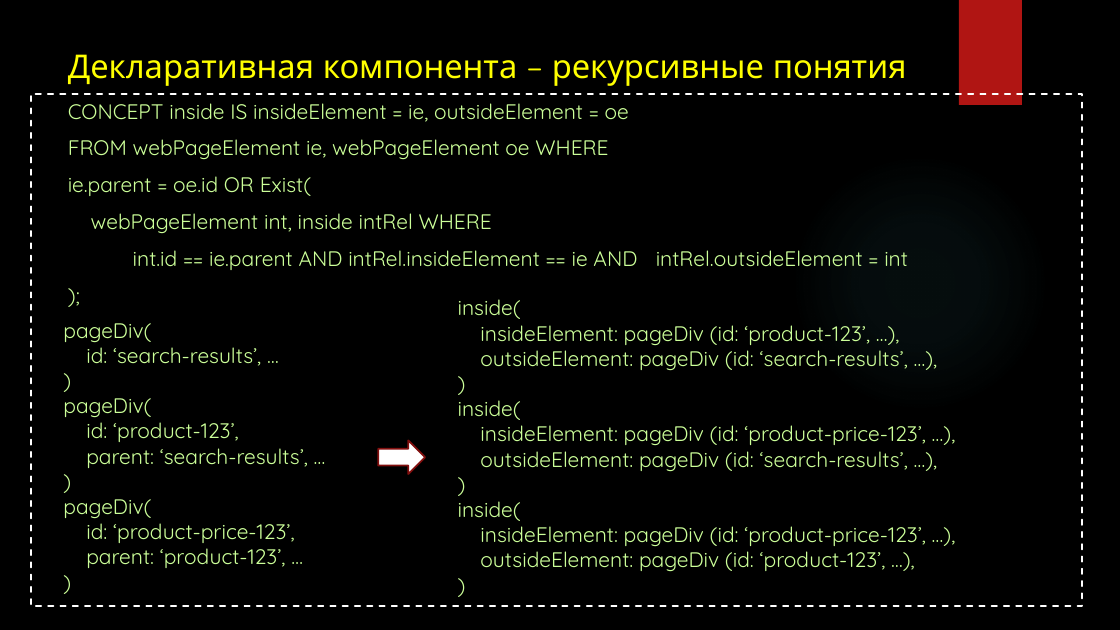
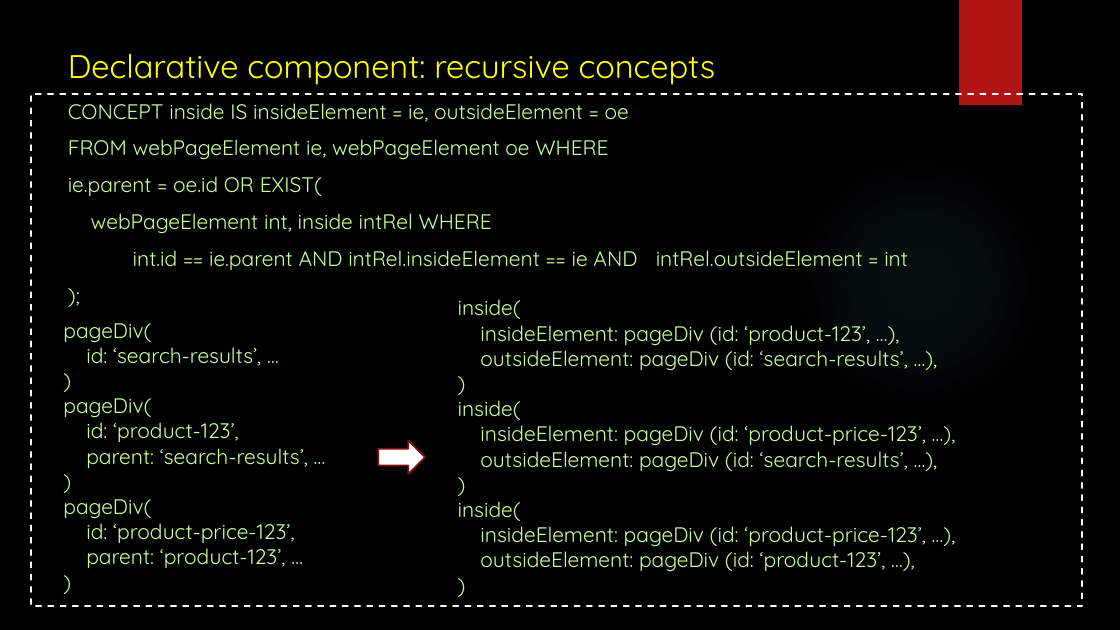
Before and after one commit to Voropay/ConceptualProgramming, a slide deck: slide 15 of presentation.pptx. Drawn at 1120x630 pixels with LibreOffice and Linux fonts; fonts in the diff are those of the drawing; background and template pictures are left out. Boxes give left, top, right and bottom in pixels: in the first picture for what was removed or moved away, otherwise in the second. Text is boxed around its words. In the diff, an @@ line names an element or a change of style, - is before the commit and + after.

```diff
--- a/presentation.pptx
+++ b/presentation.pptx
@@ title at [68,54,716,85]: text changed @@
-Декларативная компонента – рекурсивные понятия
+Declarative component: recursive concepts
@@ text at [68,176,322,196]: text changed @@
-ie.parent = oe.id OR Exist(
+ie.parent = oe.id OR EXIST(
```
Also in this commit, not shown: 18 other slides changed, 11 slides added, 8 slides removed, 1 other file.
